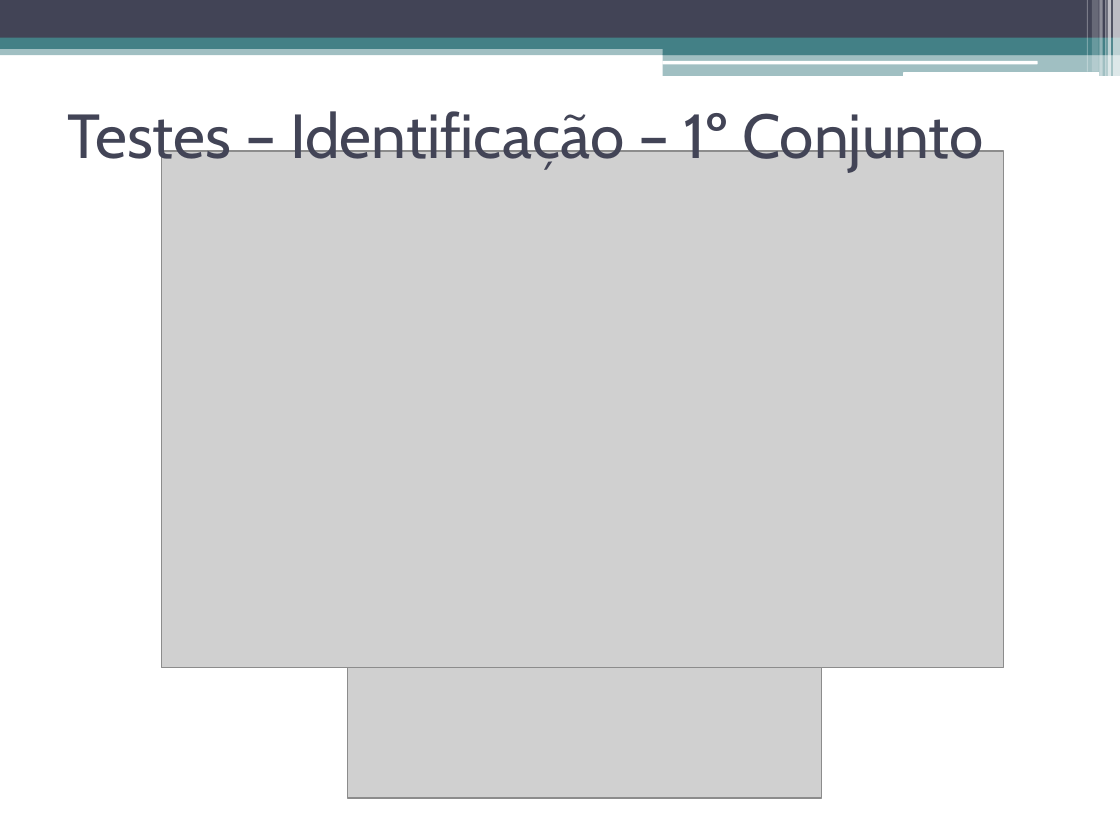
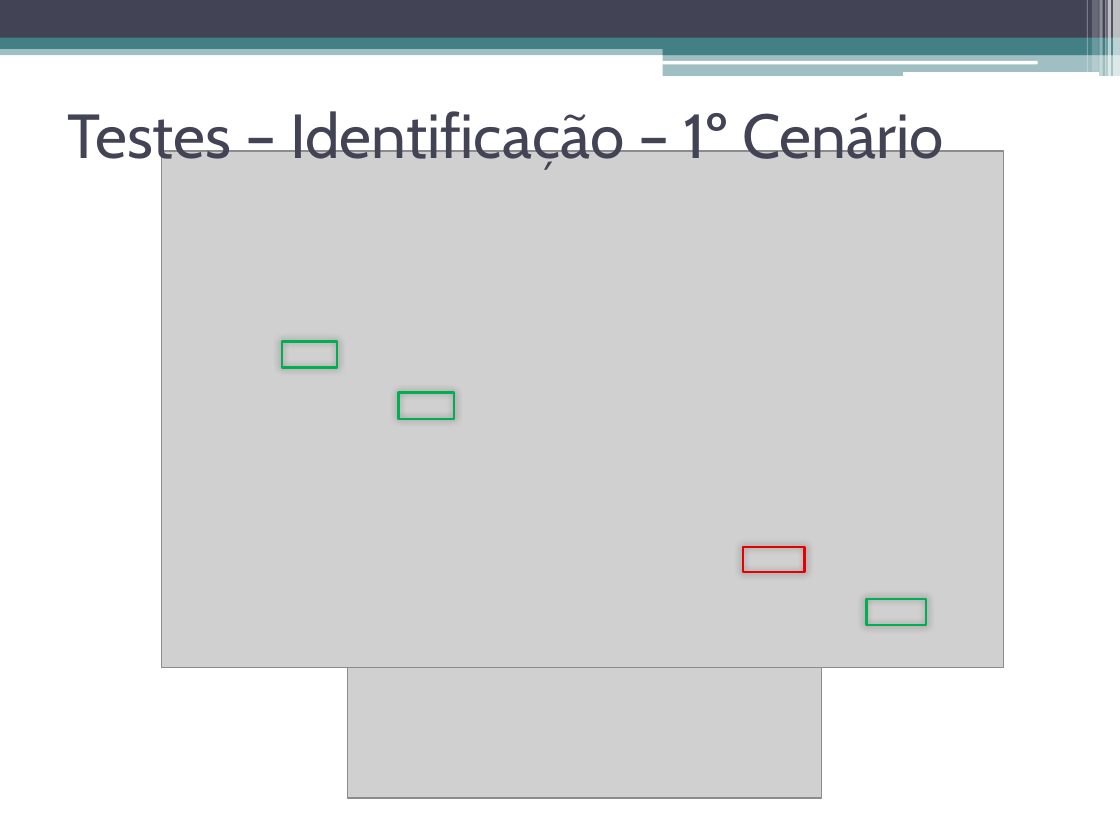
Before and after one commit to talesporto/Artigo-TRUE-SBCUP, a slide deck: slide 44 of apresentacao/ApresentacaoSBCUP.pptx. Drawn at 1120x840 pixels with LibreOffice and Linux fonts; fonts in the diff are those of the drawing; grey boxes stand for pictures. Boxes give left, top, right and bottom in pixels: in the first picture for what was removed or moved away, otherwise in the second. Text is boxed around its words. In the diff, an @@ line names an element or a change of style, - is before the commit and + after.

```diff
--- a/apresentacao/ApresentacaoSBCUP.pptx
+++ b/apresentacao/ApresentacaoSBCUP.pptx
@@ title at [67, 106, 944, 173]: text changed @@
-Testes – Identificação – 1º Conjunto
+Testes – Identificação – 1º Cenário
@@ rectangle added at [282, 342, 337, 367], outline #00B050 1.5 pt @@
@@ rectangle added at [399, 393, 454, 419], outline #00B050 1.5 pt @@
@@ rectangle added at [744, 548, 805, 572], outline #E80000 1.5 pt @@
@@ rectangle added at [867, 599, 926, 625], outline #00B050 1.5 pt @@
```
Also in this commit, not shown: 9 other slides changed, 1 other file.
